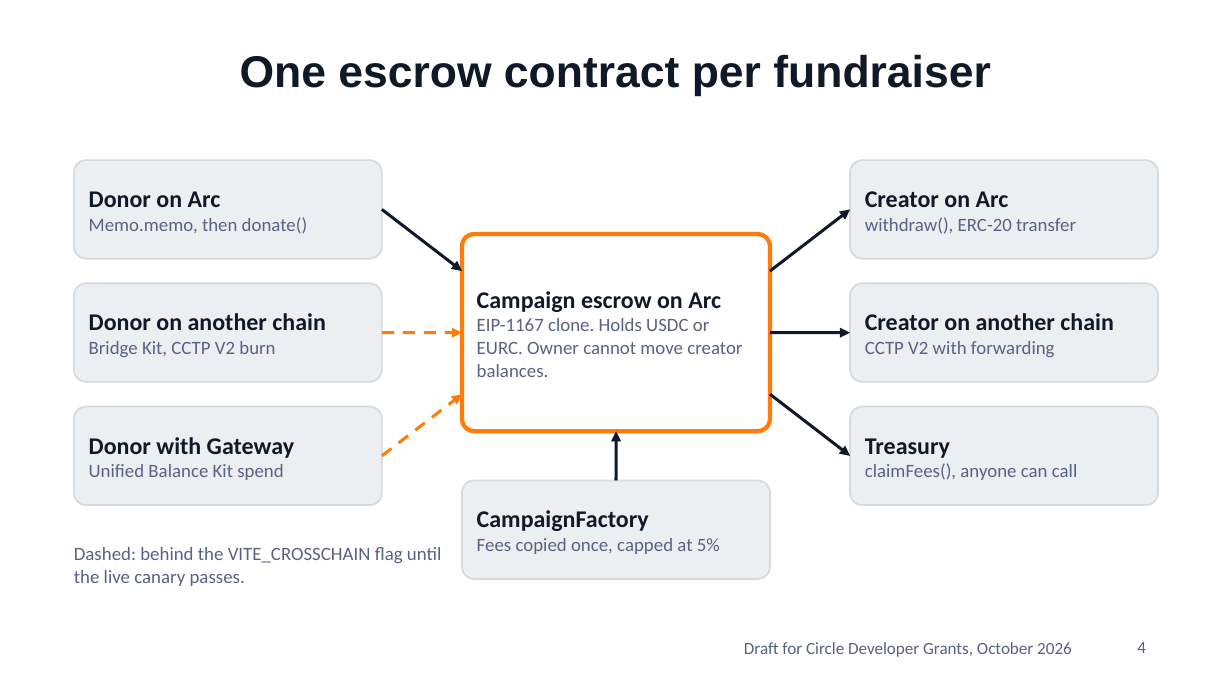
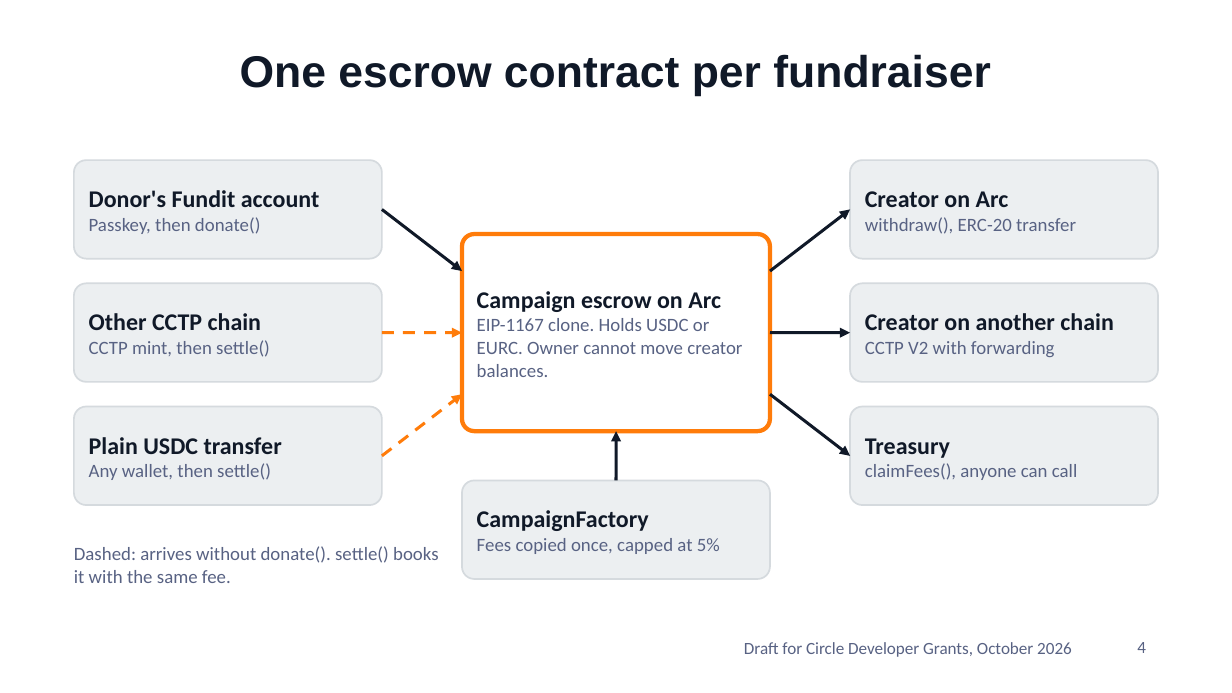
Before and after one commit to xanderslabs/Fundit, a slide deck: slide 4 of docs/fundit-pitch-deck.pptx. Drawn at 1232x693 pixels with LibreOffice and Linux fonts; fonts in the diff are those of the drawing; background and template pictures are left out. Boxes give left, top, right and bottom in pixels: in the first picture for what was removed or moved away, otherwise in the second. Text is boxed around its words. In the diff, an @@ line names an element or a change of style, - is before the commit and + after.

```diff
--- a/docs/fundit-pitch-deck.pptx
+++ b/docs/fundit-pitch-deck.pptx
@@ text at (89,190,320,234): text changed; size 11 to 14 pt; text colour #586283 to #101928; bold on @@
-Donor on Arc
-Memo.memo, then donate()
+Donor's Fundit account
+Passkey, then donate()
@@ text at (89,313,270,357): text changed @@
-Donor on another chain
-Bridge Kit, CCTP V2 burn
+Other CCTP chain
+CCTP mint, then settle()
@@ text at (89,437,282,480): text changed @@
-Donor with Gateway
-Unified Balance Kit spend
+Plain USDC transfer
+Any wallet, then settle()
@@ text at (74,546,439,583): text changed @@
-Dashed: behind the VITE_CROSSCHAIN flag until the live canary passes.
+Dashed: arrives without donate(). settle() books it with the same fee.
```
Also in this commit, not shown: 6 other slides changed, 6 other files.
